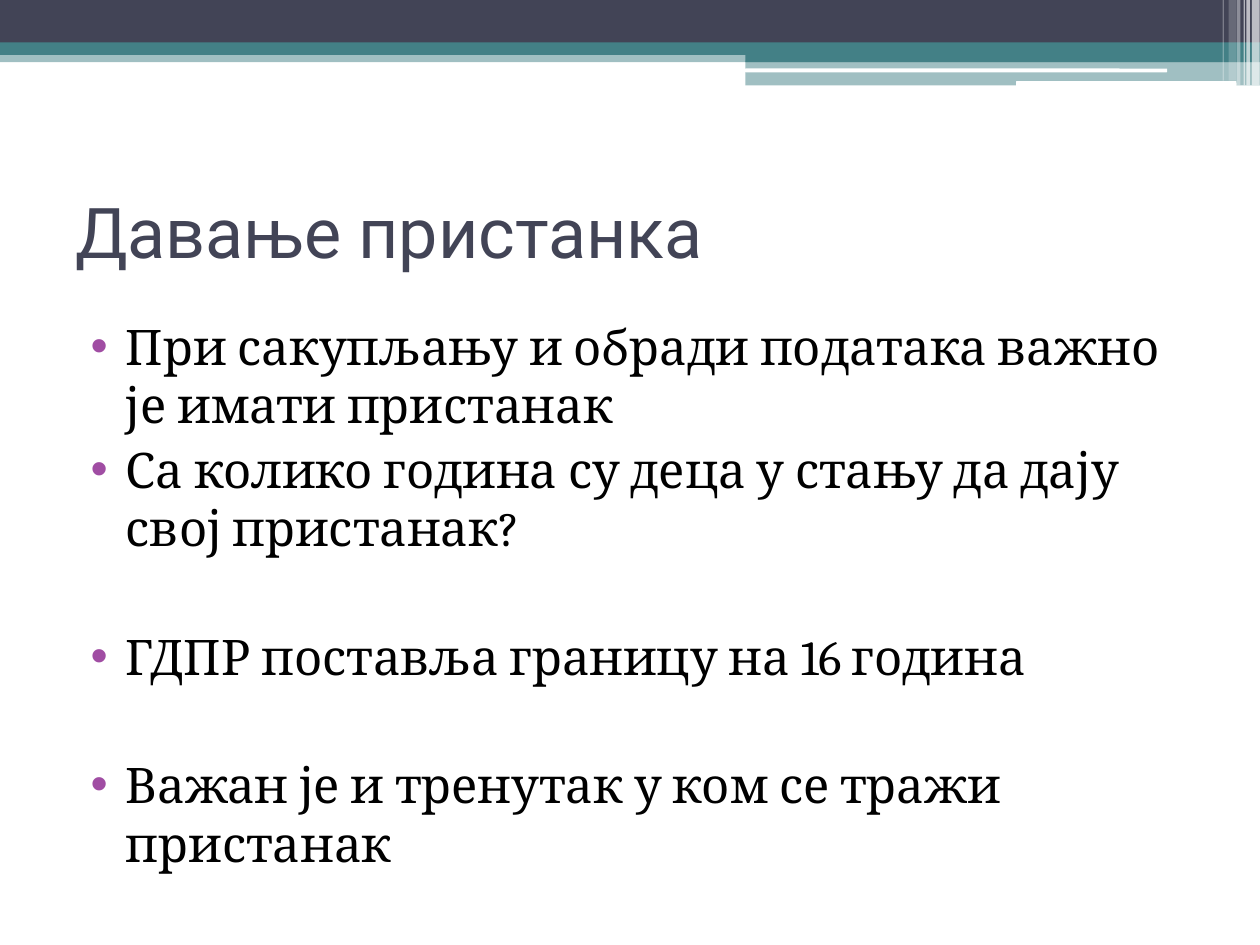
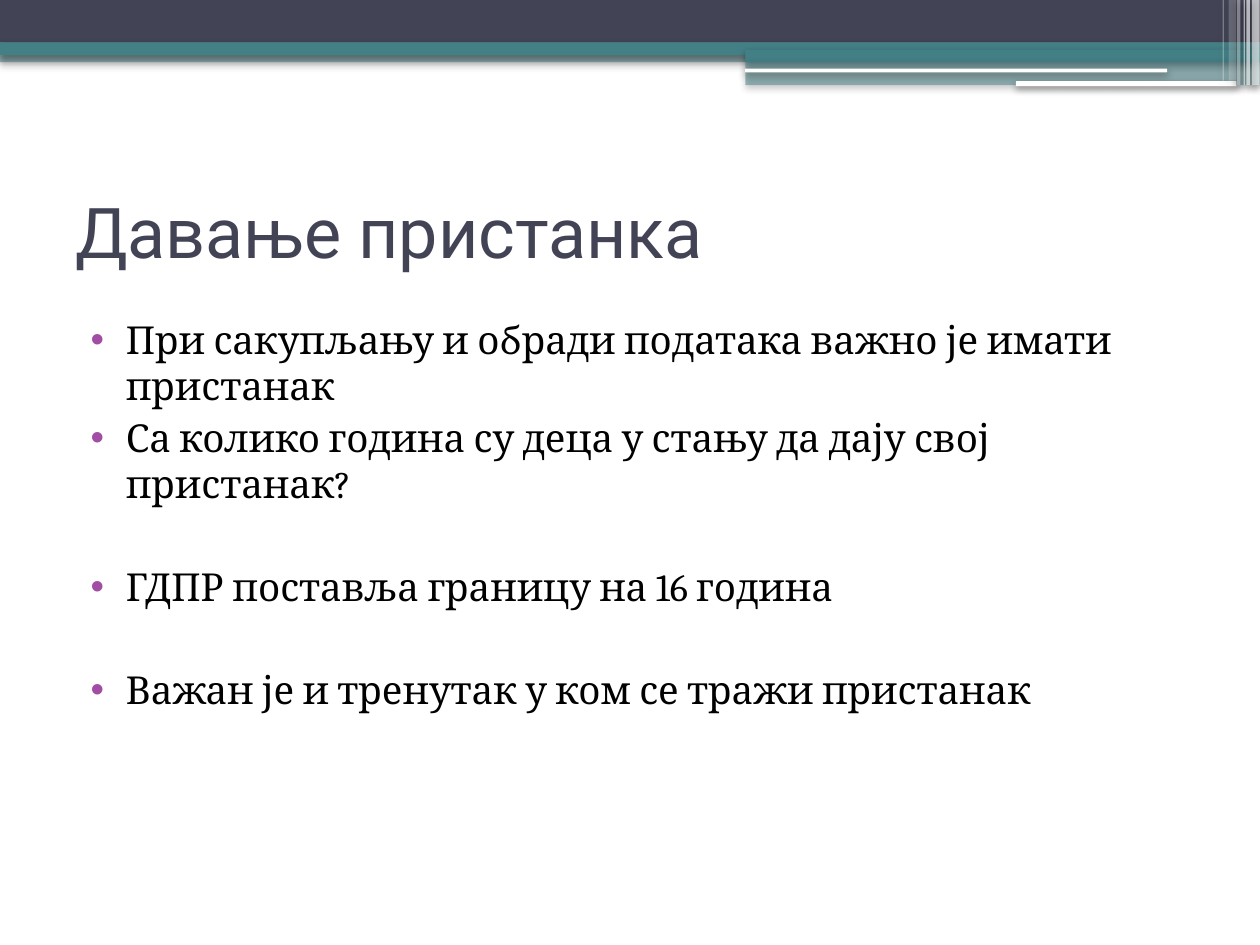
Before and after one commit to vukvuk21/RID, a slide deck: slide 10 of rid_2022_seminarski/mi17127_Milic_Jovan/predavanje_2/prezentacija_original.pptx. Drawn at 1260x945 pixels with LibreOffice and Linux fonts; fonts in the diff are those of the drawing. Boxes give left, top, right and bottom in pixels: in the first picture for what was removed or moved away, otherwise in the second. Text is boxed around its words. In the diff, an @@ line names an element or a change of style, - is before the commit and + after.

```diff
--- a/rid_2022_seminarski/mi17127_Milic_Jovan/predavanje_2/prezentacija_original.pptx
+++ b/rid_2022_seminarski/mi17127_Milic_Jovan/predavanje_2/prezentacija_original.pptx
@@ shadow on in 13 elements at (x1=0, y1=50, x2=1260, y2=62), (x1=0, y1=0, x2=1260, y2=43), (x1=0, y1=43, x2=1260, y2=55), (x1=746, y1=49, x2=1260, y2=62), (x1=746, y1=60, x2=1260, y2=86), (x1=745, y1=68, x2=1167, y2=72), (x1=1016, y1=81, x2=1236, y2=86), (x1=1252, y1=0, x2=1260, y2=86), (x1=1246, y1=0, x2=1250, y2=86), (x1=1244, y1=0, x2=1245, y2=86), (x1=1237, y1=0, x2=1241, y2=86), (x1=1228, y1=0, x2=1236, y2=81), (x1=1222, y1=0, x2=1223, y2=81) @@
@@ text "При сакупљању и обради података ..." at (x1=126, y1=324, x2=1112, y2=714): size 28 to 22 pt @@
```
Also in this commit, not shown: 17 other slides changed, 1 other file.
